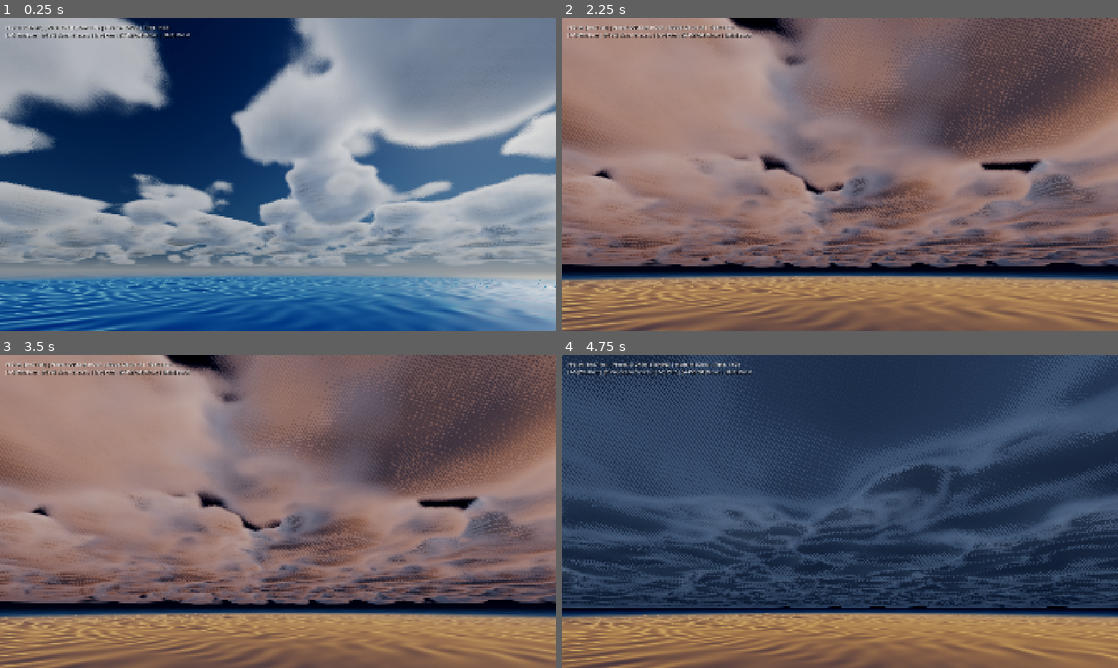
Above: before the commit, frames 1-4 (two rows, left to right).
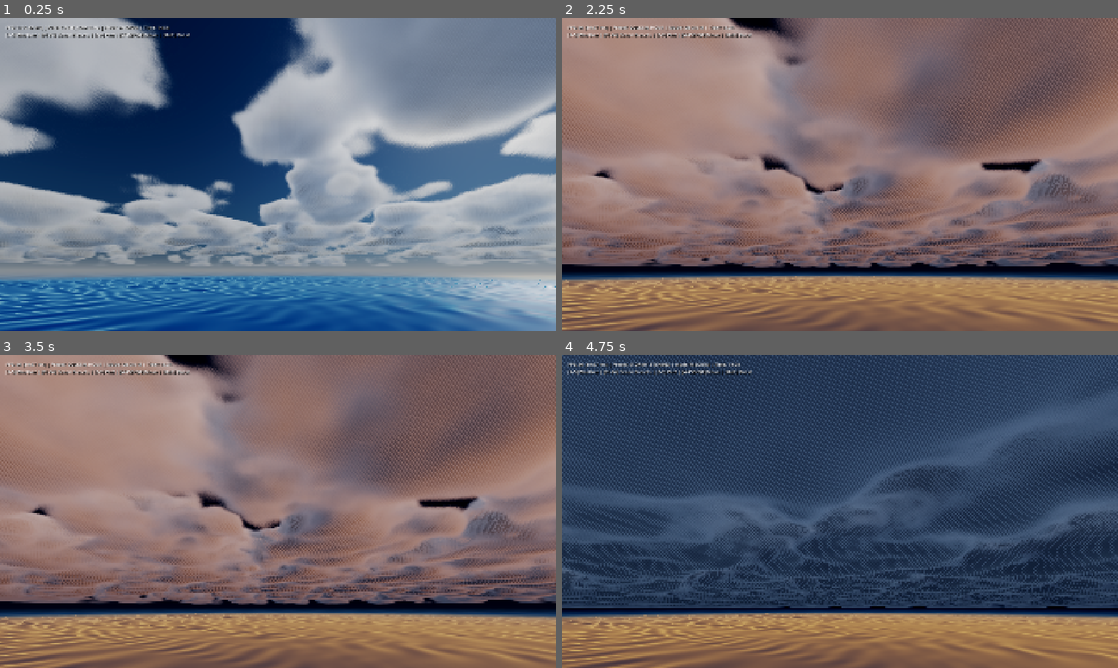
Above: after the commit, the same moments.

Repository: rlsl0422/godot-simple-sky
Game: Godot game, scene res://scenes/main_showcase.tscn
Same seed, same stepped clock (60 frames per second), same inputs: the game is played once before the commit and once after it.
Inputs (mouse positions are in pixels of both pictures, inside the frame that each line leads up to):
- Up to frame 1 (0.25 s): no input
- Up to frame 2 (2.25 s): tap Enter at 0.5 s; move the mouse to (962, 158) at 0.52 s; hold D 0.53-1.25 s; tap 1 at 0.6 s; click (962, 158) at 0.67 s; tap Space at 0.77 s; drag from (728, 190) to (812, 237) at 1.27 s; move the mouse to (895, 105) at 2.02 s; hold D from 2.03 s (still down); tap 3 at 2.1 s
- Up to frame 3 (3.5 s): release D at 2.75 s; drag from (250, 574) to (111, 464) at 2.77 s
- Up to frame 4 (4.75 s): move the mouse to (1006, 558) at 3.52 s; hold A 3.53-4.25 s; tap 5 at 3.6 s; tap Space at 3.77 s; drag from (673, 464) to (756, 433) at 4.27 s

The runs differ from the first frame. In frame 1, 0.3% of the frame differs, in the area x 0-99%, y 2-76%; in frame 2, 8.0%; in frame 3, 8.0%; in frame 4, 12%, in the area x 0-100%, y 0-81%.

Commit message:
fix(clouds): eliminate horizontal wood-grain stripe artifacts by restoring full continuous jitter

Diff:
--- a/scenes/main_showcase.tscn
+++ b/scenes/main_showcase.tscn
@@ -51,7 +51,7 @@
 shader_parameter/cloud_ambient_color = Color(0.65, 0.72, 0.85, 1)
 shader_parameter/max_steps = 34
 shader_parameter/max_light_steps = 3
-shader_parameter/empty_skip_multiplier = 1.6
+shader_parameter/empty_skip_multiplier = 1.15
 shader_parameter/max_distance_km = 36.0
 shader_parameter/detail_lod_distance_km = 12.0
 shader_parameter/tonemap_mode = 1
--- a/screenshots/perf_metrics.json
+++ b/screenshots/perf_metrics.json
@@ -1,11 +1,11 @@
 {
-	"avg_fps": 41.4049087480609,
-	"avg_frame_time_ms": 24.151725730994,
-	"max_frame_time_ms": 148.591333333333,
-	"min_frame_time_ms": 0.917874975129962,
-	"percentile_1_low_fps": 7.46066365090063,
-	"percentile_99_frame_time_ms": 134.036333333333,
+	"avg_fps": 38.9411318711373,
+	"avg_frame_time_ms": 25.6797877192981,
+	"max_frame_time_ms": 148.483333333333,
+	"min_frame_time_ms": 2.24099999999989,
+	"percentile_1_low_fps": 7.45612072950684,
+	"percentile_99_frame_time_ms": 134.118,
 	"renderer": "NVIDIA GeForce MX450",
-	"timestamp": "2026-09-08T17:50:20",
+	"timestamp": "2026-09-08T18:05:19",
 	"total_frames": 570
 }
--- a/scripts/atmosphere_cloud_controller.gd
+++ b/scripts/atmosphere_cloud_controller.gd
@@ -276,14 +276,14 @@
 		PerformanceMode.LOW:
 			_update_material_uniform("max_steps", 30)
 			_update_material_uniform("max_light_steps", 2)
-			_update_material_uniform("empty_skip_multiplier", 1.4)
+			_update_material_uniform("empty_skip_multiplier", 1.1)
 			_update_material_uniform("max_distance_km", 28.0)
 			_update_material_uniform("detail_lod_distance_km", 6.0)
 		PerformanceMode.MEDIUM:
 			# Golden cross default (~50-60 FPS on MX450)
 			_update_material_uniform("max_steps", 34)
 			_update_material_uniform("max_light_steps", 3)
-			_update_material_uniform("empty_skip_multiplier", 1.6)
+			_update_material_uniform("empty_skip_multiplier", 1.15)
 			_update_material_uniform("max_distance_km", 36.0)
 			_update_material_uniform("detail_lod_distance_km", 12.0)
 		PerformanceMode.HIGH:
--- a/scripts/benchmark_harness.gd
+++ b/scripts/benchmark_harness.gd
@@ -109,12 +109,12 @@
 		_finalize_benchmark()
 
 func _setup_phase_1_noon_cumulus() -> void:
-	print("[BenchmarkHarness] Phase 1: Setting up Noon Cumulus...")
-	controller.weather_preset = CloudController.WeatherPreset.FAIR_CUMULUS
-	controller.performance_mode = CloudController.PerformanceMode.MEDIUM
-	controller.time_of_day = 13.0
+	print("[BenchmarkHarness] Phase 1: Setting up Noon Cumulus (14.5h, MEDIUM mode)...")
+	controller.weather_preset = CloudController.WeatherPreset.FAIR_CUMULUS
+	controller.performance_mode = CloudController.PerformanceMode.MEDIUM
+	controller.time_of_day = 14.5
 	camera.global_position = Vector3(0.0, 50.0, 0.0)
-	var look_dir = Vector3(0.3, 0.35, -0.8).normalized()
+	var look_dir = Vector3(0.12, 0.10, -0.99).normalized()
 	camera.look_at_from_position(camera.global_position, camera.global_position + look_dir, Vector3.UP)
 
 func _setup_phase_2_sun_silver_lining() -> void:
--- a/shaders/atmosphere_clouds.gdshader
+++ b/shaders/atmosphere_clouds.gdshader
@@ -67,7 +67,7 @@
 group_uniforms Performance;
 uniform int max_steps : hint_range(16, 96, 2) = 36;
 uniform int max_light_steps : hint_range(2, 8, 1) = 4;
-uniform float empty_skip_multiplier : hint_range(1.0, 3.0, 0.1) = 2.0;
+uniform float empty_skip_multiplier : hint_range(1.0, 3.0, 0.05) = 1.15;
 uniform float max_distance_km : hint_range(10.0, 60.0, 1.0) = 36.0;
 uniform float detail_lod_distance_km : hint_range(4.0, 20.0, 1.0) = 12.0;
 
@@ -449,10 +449,11 @@
 		float march_length = t_end - t_start;
 		float base_step = march_length / float(max_steps);
 
-		// Centered low-discrepancy ray jitter (Jimenez 2014)
-		// Damped jitter eliminates screen-door mesh and jagged edge serration while preventing slice alignment
-		float dither = (get_ign(FRAGCOORD.xy) - 0.5) * 0.40;
-		float current_t = t_start + base_step * (0.5 + dither);
+		// Low-discrepancy screen-space ray jitter using Interleaved Gradient Noise (Jimenez 2014)
+		// Spanning full [0, 1) range guarantees 100% continuous coverage with zero dead-zone slice gaps,
+		// completely eliminating concentric horizontal rib stripes and wood-grain contour banding.
+		float dither = get_ign(FRAGCOORD.xy);
+		float current_t = t_start + base_step * dither;
 
 		vec3 accumulated_cloud_color = vec3(0.0);
 		float transmittance = 1.0;
Binary file changed: screenshots/01_noon_cumulus.png
Binary file changed: screenshots/02_sun_silver_lining.png
Binary file changed: screenshots/03_golden_sunset.png
Binary file changed: screenshots/04_above_clouds.png
Binary file changed: screenshots/05_ground_and_contour_fix.png
Binary file changed: screenshots/06_infinite_ocean_sunset.png
Binary file changed: screenshots/07_underwater_optics.png
Binary file changed: screenshots/08_underwater_antisolar.png
Binary file changed: screenshots/09_underwater_deep_extinction.png
